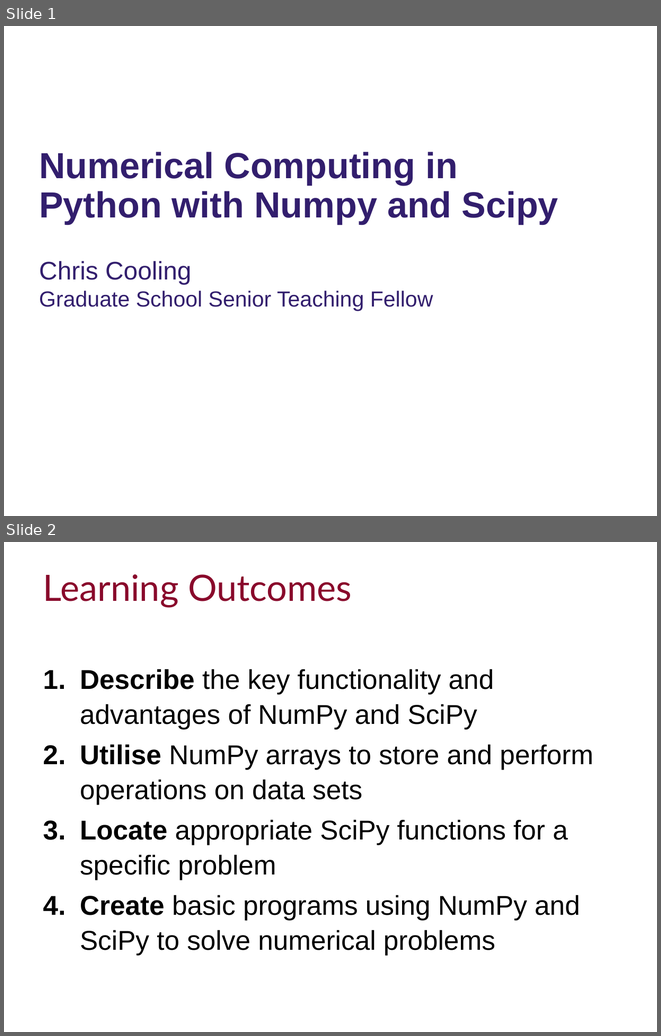
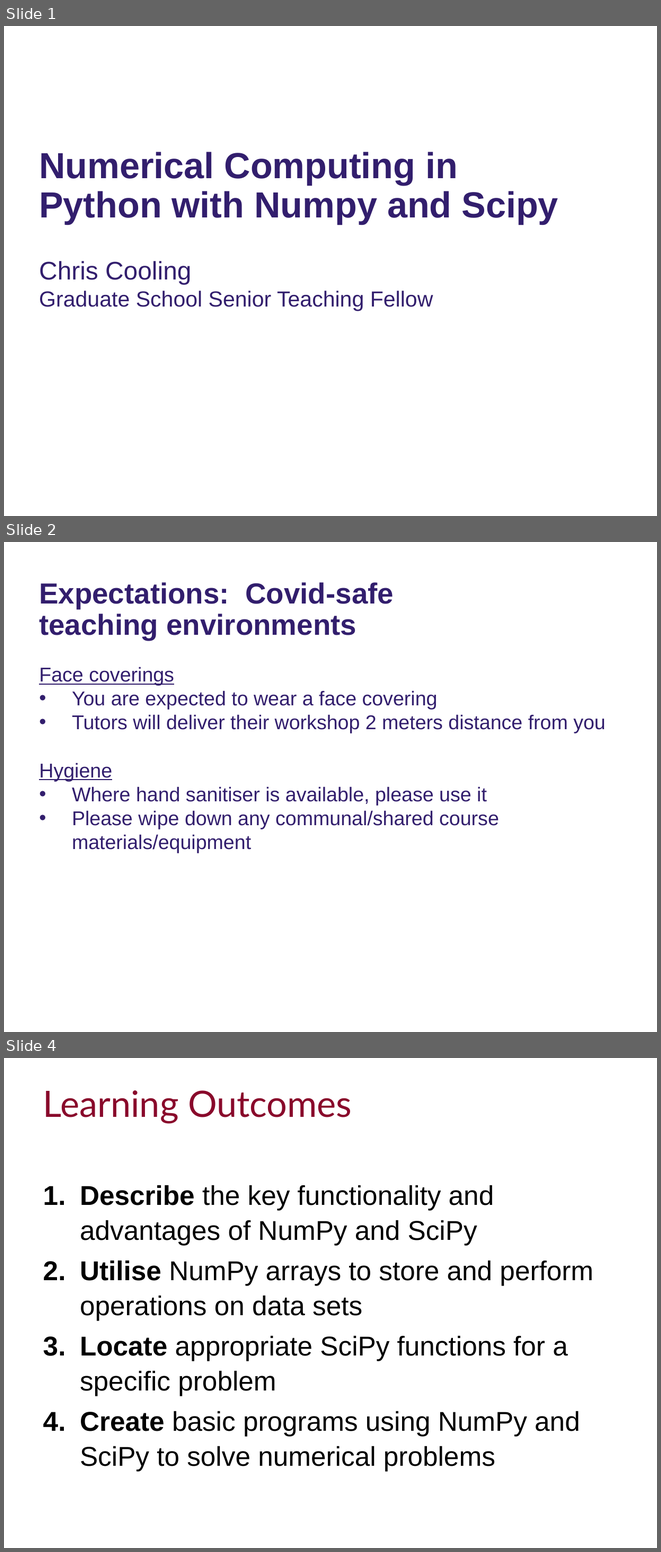
Before and after one commit to ImperialCollegeLondon/RCDS-numerical-computing-in-python-with-numpy-and-scipy, a slide deck: Numerical Computing Python Slides.pptx. Shown one above the other, each under a label of ours: slides 1 and 2 before the commit, slides 1, 2 and 4 after it; the slides between them are not shown. The pictures are 661x1036 and 661x1552 pixels, drawn with LibreOffice and Linux fonts; fonts in the diff are those of the drawing; background and template pictures are left out. Boxes give left, top, right and bottom in pixels: in the first picture for what was removed or moved away, otherwise in the second. Text is boxed around its words. In the diff, an @@ line names an element or a change of style, - is before the commit and + after.

Commit message:
Added Covid slides

```diff
--- a/Numerical Computing Python Slides.pptx
+++ b/Numerical Computing Python Slides.pptx
@@ slide 2 added at [4,542,657,1032], background #FFFFFF @@
@@ text added at [39,582,394,640], 32 pt, text #321E6D, bold @@
+Expectations: Covid-safe teaching environments
@@ subtitle added at [39,667,606,853], 22 pt, text #321E6D @@
+Face coverings
+• You are expected to wear a face covering
+• Tutors will deliver their workshop 2 meters distance from you
+Hygiene
+• Where hand sanitiser is available, please use it
+• Please wipe down any communal/shared course materials/equipment
@@ what was slide 2 is now slide 4 @@
```
Also in this commit, not shown: 1 other slide added.
